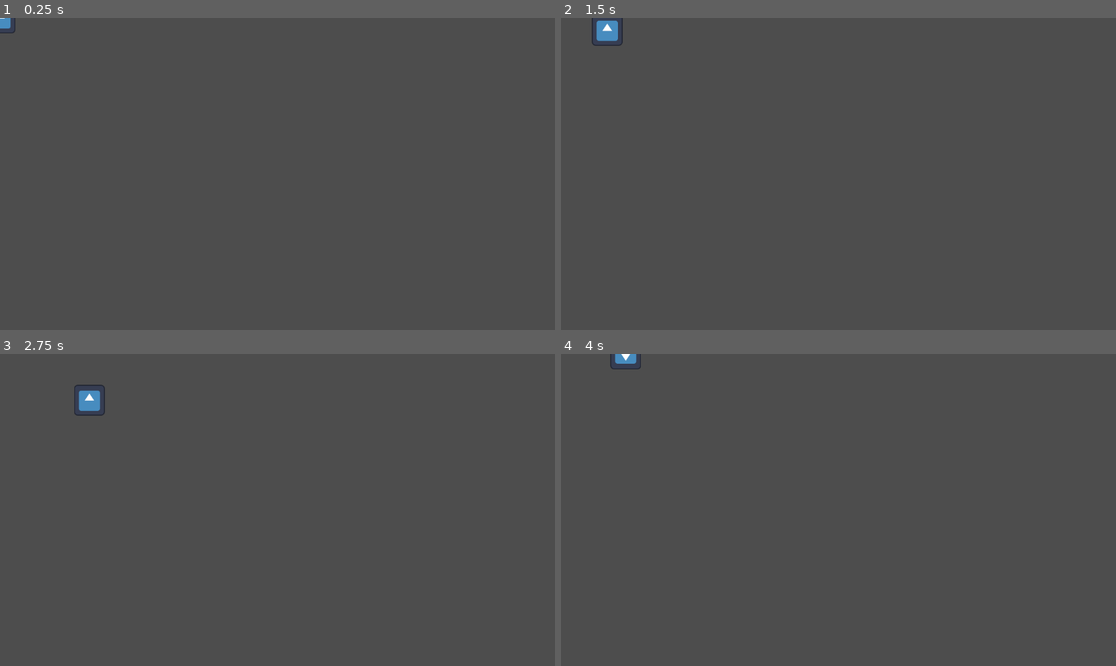
Above: before the commit, frames 1-4 (two rows, left to right).
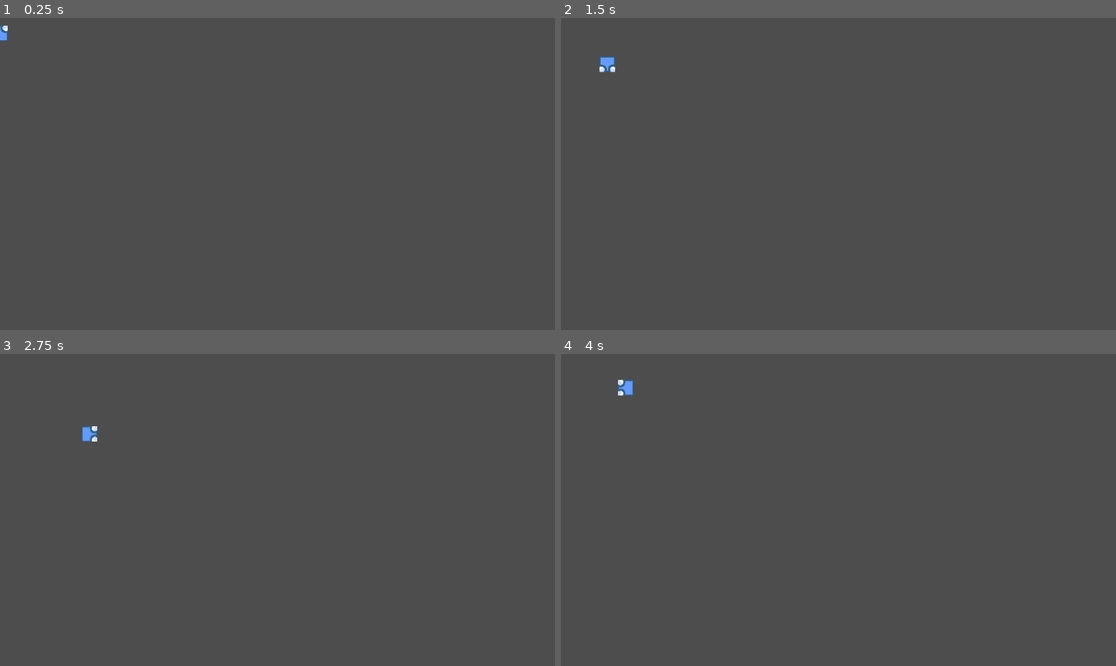
Above: after the commit, the same moments.

Repository: hczaja/snake-godot
Game: Godot game, scene res://snake.tscn
Same seed, same stepped clock (60 frames per second), same inputs: the game is played once before the commit and once after it. The engine's default icon, where the game draws it, is replaced by a stand-in: a white triangle on a blue panel in a dark square.
Inputs:
- Up to frame 1 (0.25 s): no input
- Up to frame 2 (1.5 s): hold Right (move_right) 0.53-1.28 s; hold Down (move_down) from 1.28 s (still down)
- Up to frame 3 (2.75 s): release Down (move_down) at 2.03 s; hold Right (move_right) from 2.03 s (still down)
- Up to frame 4 (4 s): release Right (move_right) at 2.78 s; hold Up (move_up) 2.78-3.53 s; hold Left (move_left) from 3.53 s (still down)

The runs differ from the first frame. In frame 1, 0.1% of the frame differs, in the area x 0-3%, y 0-8%; in frame 2, 0.5%; in frame 3, 0.5%, in the area x 13-19%, y 9-29%; in frame 4, 0.3%.

Commit message:
improved snake movement, addded apple scene, added some simple textures

Diff:
--- /dev/null
+++ b/apple.tscn
@@ -0,0 +1,13 @@
+[gd_scene load_steps=3 format=3 uid="uid://i5lgiiyo3ecy"]
+
+[ext_resource type="Texture2D" uid="uid://b8p8qvv4yrbeu" path="res://apple_green.png" id="1_arkxa"]
+
+[sub_resource type="RectangleShape2D" id="RectangleShape2D_ljami"]
+
+[node name="Area2D" type="Area2D"]
+
+[node name="Sprite2D" type="Sprite2D" parent="."]
+texture = ExtResource("1_arkxa")
+
+[node name="CollisionShape2D" type="CollisionShape2D" parent="."]
+shape = SubResource("RectangleShape2D_ljami")
--- a/snake.gd
+++ b/snake.gd
@@ -2,6 +2,7 @@
 signal hit
 
 @export var speed = 128
+var direction = Vector2.DOWN
 
 # Called when the node enters the scene tree for the first time.
 func _ready():
@@ -10,26 +11,20 @@
 # Called every frame. 'delta' is the elapsed time since the previous frame.
 func _process(delta):
 
-	var velocity = Vector2.ZERO
+	if Input.is_action_pressed("move_left"):
+		direction = Vector2.LEFT
+		$Sprite2D.rotation = deg_to_rad(270)
+	if Input.is_action_pressed("move_right"):
+		direction = Vector2.RIGHT
+		$Sprite2D.rotation = deg_to_rad(90)
+	if Input.is_action_pressed("move_up"):
+		direction = Vector2.UP
+		$Sprite2D.rotation = deg_to_rad(0)
+	if Input.is_action_pressed("move_down"):
+		direction = Vector2.DOWN
+		$Sprite2D.rotation = deg_to_rad(180)
 
-	if Input.is_action_pressed("move_left"):
-		velocity.x -= 1
-	if Input.is_action_pressed("move_right"):
-		velocity.x += 1
-	if Input.is_action_pressed("move_up"):
-		velocity.y -= 1
-	if Input.is_action_pressed("move_down"):
-		velocity.y += 1
-
-	if velocity.length() > 0:
-		velocity = velocity.normalized() * speed
-
-	position += velocity * delta
-
-	if velocity.x != 0:
-		$Sprite2D.flip_h = false
-	if velocity.y != 0:
-		$Sprite2D.flip_v = velocity.y < 0
+	position += delta * (direction.normalized() * speed)
 
 func start(pos):
 	position = pos
--- a/snake.tscn
+++ b/snake.tscn
@@ -1,17 +1,18 @@
 [gd_scene load_steps=4 format=3 uid="uid://d3qlr15kapeaw"]
 
 [ext_resource type="Script" path="res://snake.gd" id="1_lfudq"]
-[ext_resource type="Texture2D" uid="uid://kc16jb42i0q0" path="res://icon.svg" id="1_rp86o"]
+[ext_resource type="Texture2D" uid="uid://b6t2q4e1mscfh" path="res://snake_head.png" id="2_wasth"]
 
 [sub_resource type="RectangleShape2D" id="RectangleShape2D_j1c51"]
-size = Vector2(64, 64)
+size = Vector2(16, 16)
 
 [node name="Snake" type="Area2D"]
+scale = Vector2(2, 2)
 script = ExtResource("1_lfudq")
 
 [node name="Sprite2D" type="Sprite2D" parent="."]
 scale = Vector2(0.5, 0.5)
-texture = ExtResource("1_rp86o")
+texture = ExtResource("2_wasth")
 
 [node name="CollisionShape2D" type="CollisionShape2D" parent="."]
 shape = SubResource("RectangleShape2D_j1c51")
Binary file added: apple_green.png
Not shown, added: apple_green.png.import
Binary file added: snake_body.png
Not shown, added: snake_body.png.import
Binary file added: snake_head.png
Not shown, added: snake_head.png.import
